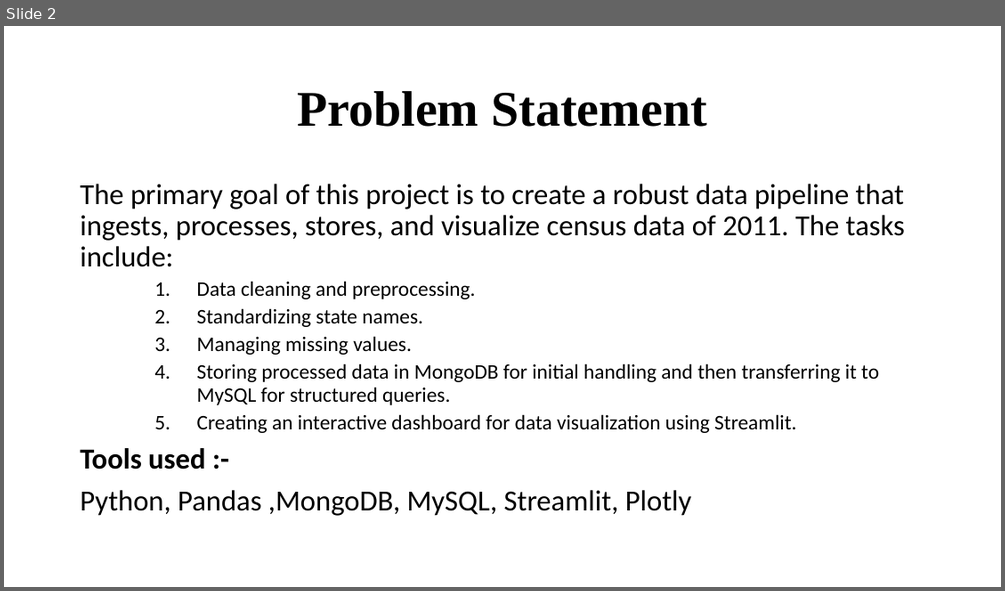
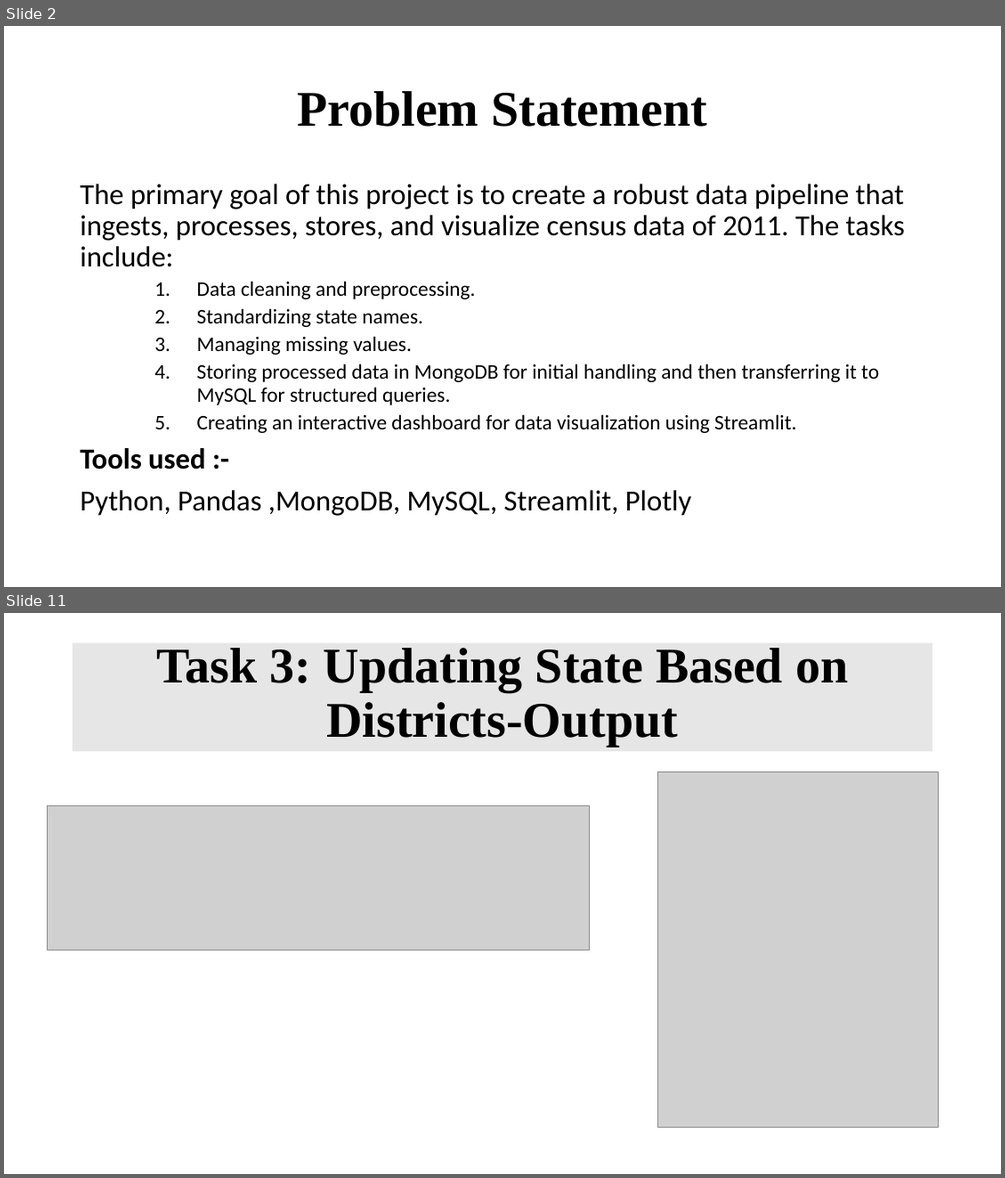
Before and after one commit to DeviEngineer2007/Census2011, a slide deck: Census Data Engineering Project_final.pptx. Shown one above the other, each under a label of ours: slide 2 before the commit, slides 2 and 11 after it; the slides between them are not shown. The pictures are 1005x591 and 1005x1178 pixels, drawn with LibreOffice and Linux fonts; fonts in the diff are those of the drawing; grey boxes stand for pictures. Boxes give left, top, right and bottom in pixels: in the first picture for what was removed or moved away, otherwise in the second. Text is boxed around its words. In the diff, an @@ line names an element or a change of style, - is before the commit and + after.

```diff
--- a/Census Data Engineering Project_final.pptx
+++ b/Census Data Engineering Project_final.pptx
@@ slide 11 added at box(4, 613, 1001, 1174), background #FFFFFF @@
@@ title added at box(73, 643, 933, 751), fill #E7E6E6, 48 pt, text #000000, bold @@
+Task 3: Updating State Based on Districts-Output
@@ picture added at box(657, 771, 938, 1127) @@
@@ picture added at box(48, 806, 589, 949) @@
```
Also in this commit, not shown: 5 slides changed, 14 other slides added, 3 slides removed.
